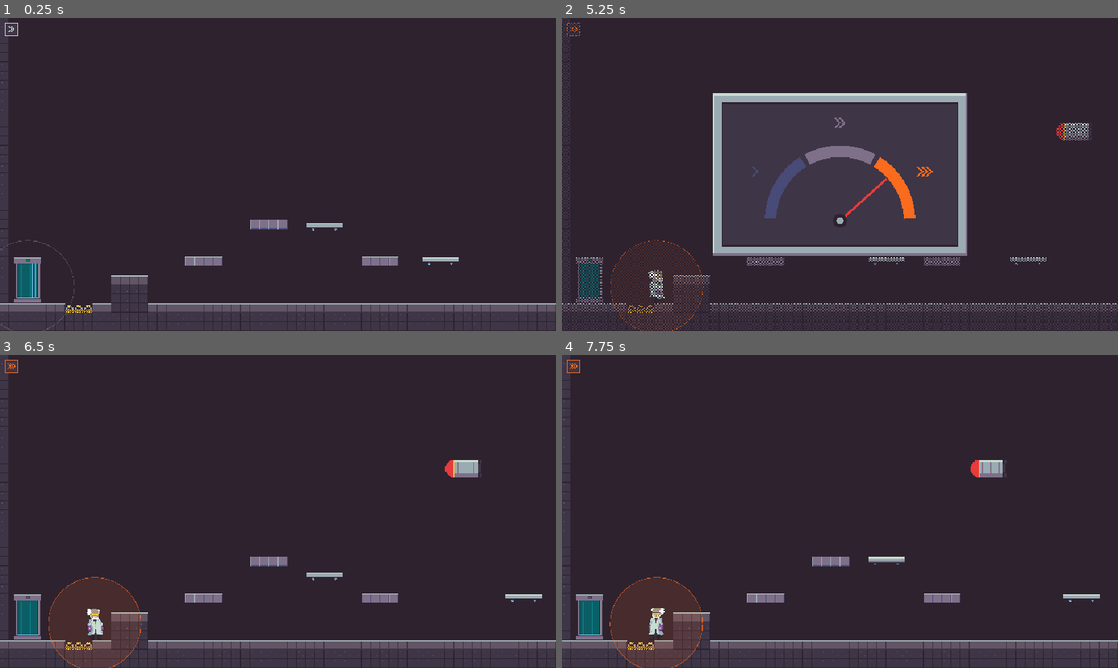
Above: before the commit, frames 1-4 (two rows, left to right).
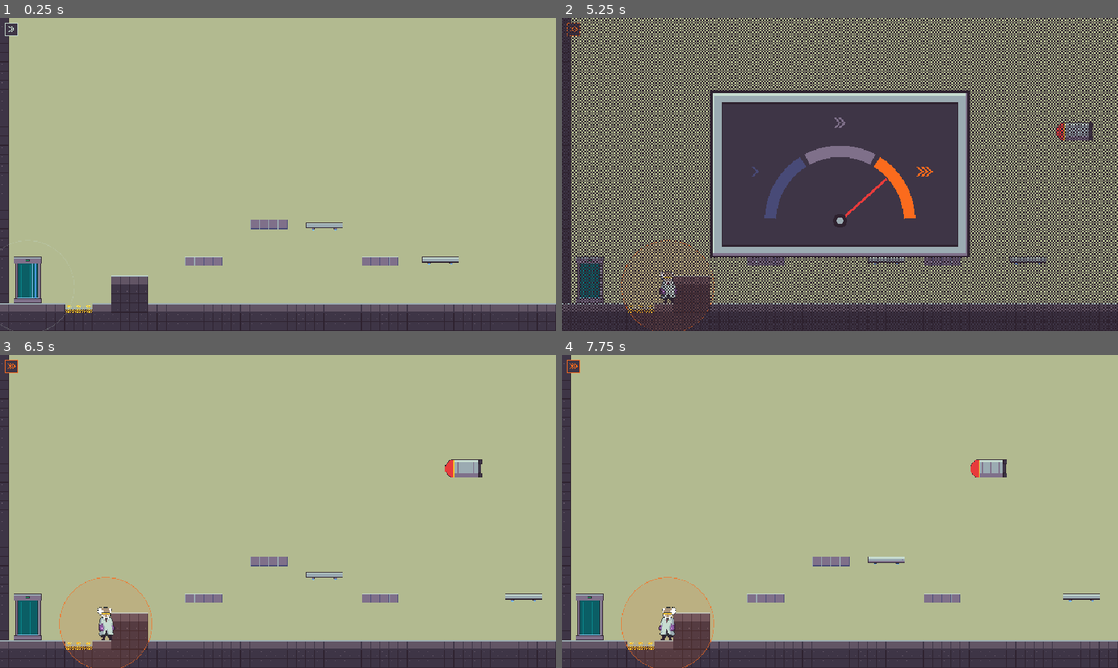
Above: after the commit, the same moments.

Repository: Nidrakon/game-off-2026
Game: Godot game, scene res://scenes/test/test_level.tscn
The game is run twice, just before and just after one commit, with the same random seed, the same clock (stepped at 60 frames per second) and the same inputs.
Inputs (mouse positions are in pixels of both pictures, inside the frame that each line leads up to):
- Up to frame 1 (0.25 s): no input
- Up to frame 2 (5.25 s): move the mouse to (962, 158) at 0.52 s; hold D (move_right) 0.53-1.25 s; hold Shift (time_shifter_panel) 0.53-1.25 s; click (962, 158) at 0.67 s; tap Space (jump) at 0.77, 0.8, 1.07, 2.3, 2.75 s; tap Enter at 1.25 s; drag from (840, 174) to (639, 309) at 1.27 s; move the mouse to (895, 105) at 2.02 s; hold A (move_left) 2.03-2.75 s; hold Shift (time_shifter_panel) 2.03-2.75 s; click (895, 105) at 2.17 s; drag from (812, 237) to (673, 127) at 2.77 s; move the mouse to (1006, 221) at 3.52 s; hold D (move_right) 3.53-4.25 s; hold Space (jump) 3.53-4.25 s; click (1006, 221) at 3.67 s; drag from (673, 127) to (639, 309) at 4.27 s; move the mouse to (867, 174) at 5.02 s; hold D (move_right) from 5.03 s (still down); hold Shift (time_shifter_panel) from 5.03 s (still down); click (867, 174) at 5.17 s
- Up to frame 3 (6.5 s): tap Space (jump) at 5.3 s; release D (move_right) at 5.75 s; release Shift (time_shifter_panel) at 5.75 s; tap Enter at 5.75 s; drag from (194, 433) to (77, 646) at 5.77 s
- Up to frame 4 (7.75 s): move the mouse to (962, 495) at 6.52 s; hold A (move_left) 6.53-7.25 s; hold Shift (time_shifter_panel) 6.53-7.25 s; click (962, 495) at 6.67 s; tap Space (jump) at 6.77, 6.8, 7.07, 7.25 s; drag from (728, 527) to (1017, 467) at 7.27 s

The runs differ from the first frame. In frame 1, 87% of the frame differs, in the area x 1-100%, y 0-94%; in frame 2, 31%; in frame 3, 87%; in frame 4, 87%.

Commit message:
Light test background, tuned movement defaults (v0.18)
Co-Authored-By: Claude Opus 5.5 <noreply@anthropic.com>

Diff:
--- a/data/professor_movement.tres
+++ b/data/professor_movement.tres
@@ -1,17 +1,17 @@
-[gd_resource type="Resource" script_class="MovementSettings" load_steps=2 format=3]
+[gd_resource type="Resource" script_class="MovementSettings" format=3 uid="uid://d2tdc5snvq8wf"]
 
-[ext_resource type="Script" path="res://scripts/player/movement_settings.gd" id="1_settings"]
+[ext_resource type="Script" uid="uid://6kiqr7f4btk6" path="res://scripts/player/movement_settings.gd" id="1_settings"]
 
 [resource]
 script = ExtResource("1_settings")
-run_speed = 160.0
+run_speed = 200.0
 ground_acceleration = 1500.0
 ground_deceleration = 2000.0
 air_acceleration = 1100.0
 jump_height = 96.0
-time_to_apex = 0.44
+time_to_apex = 0.35
 fall_gravity_multiplier = 1.6
-max_fall_speed = 520.0
-jump_release_multiplier = 0.45
+max_fall_speed = 1000.0
+jump_release_multiplier = 0.6
 coyote_time = 0.1
 jump_buffer_time = 0.12
--- a/graphics/sprites/professor/professor_sprite_frames.tres
+++ b/graphics/sprites/professor/professor_sprite_frames.tres
@@ -1,6 +1,6 @@
-[gd_resource type="SpriteFrames" load_steps=14 format=3]
+[gd_resource type="SpriteFrames" format=3 uid="uid://cjrcy1cciqt3t"]
 
-[ext_resource type="Texture2D" path="res://graphics/sprites/professor/professor_sheet.png" id="1_sheet"]
+[ext_resource type="Texture2D" uid="uid://b4ixfgr8oob00" path="res://graphics/sprites/professor/professor_sheet.png" id="1_sheet"]
 
 [sub_resource type="AtlasTexture" id="AtlasTexture_0"]
 atlas = ExtResource("1_sheet")
@@ -55,56 +55,46 @@
 "frames": [{
 "duration": 5.0,
 "texture": SubResource("AtlasTexture_0")
-},
-{
+}, {
 "duration": 2.0,
 "texture": SubResource("AtlasTexture_1")
-},
-{
+}, {
 "duration": 2.0,
 "texture": SubResource("AtlasTexture_2")
-},
-{
+}, {
 "duration": 2.0,
 "texture": SubResource("AtlasTexture_3")
 }],
-"loop": true,
+"loop": 1,
 "name": &"idle",
 "speed": 10.0
 }, {
 "frames": [{
 "duration": 0.8,
 "texture": SubResource("AtlasTexture_4")
-},
-{
+}, {
 "duration": 0.8,
 "texture": SubResource("AtlasTexture_5")
-},
-{
+}, {
 "duration": 0.8,
 "texture": SubResource("AtlasTexture_6")
-},
-{
+}, {
 "duration": 0.8,
 "texture": SubResource("AtlasTexture_7")
-},
-{
+}, {
 "duration": 0.8,
 "texture": SubResource("AtlasTexture_8")
-},
-{
+}, {
 "duration": 0.8,
 "texture": SubResource("AtlasTexture_9")
-},
-{
+}, {
 "duration": 0.8,
 "texture": SubResource("AtlasTexture_10")
-},
-{
+}, {
 "duration": 0.8,
 "texture": SubResource("AtlasTexture_11")
 }],
-"loop": true,
+"loop": 1,
 "name": &"run",
 "speed": 10.0
 }]
--- a/graphics/tilesets/tileset_placeholder.tres
+++ b/graphics/tilesets/tileset_placeholder.tres
@@ -1,6 +1,6 @@
-[gd_resource type="TileSet" format=3]
+[gd_resource type="TileSet" format=3 uid="uid://d0qfria3qtena"]
 
-[ext_resource type="Texture2D" path="res://graphics/tilesets/tileset_placeholder.png" id="1_tv8ix"]
+[ext_resource type="Texture2D" uid="uid://ckp5vsfmcoin2" path="res://graphics/tilesets/tileset_placeholder.png" id="1_tv8ix"]
 
 [sub_resource type="TileSetAtlasSource" id="TileSetAtlasSource_aqj6f"]
 texture = ExtResource("1_tv8ix")
--- a/scenes/test/test_level.tscn
+++ b/scenes/test/test_level.tscn
@@ -1,28 +1,40 @@
-[gd_scene format=4]
+[gd_scene format=4 uid="uid://b4cpu81l4003h"]
 
 [ext_resource type="TileSet" path="res://graphics/tilesets/tileset_placeholder.tres" id="1_euepx"]
 [ext_resource type="PackedScene" path="res://scenes/player/professor.tscn" id="2_fn47k"]
-[ext_resource type="Script" path="res://scripts/camera/level_camera.gd" id="3_ipv86"]
+[ext_resource type="Script" uid="uid://bnjqlogb0fru0" path="res://scripts/camera/level_camera.gd" id="3_ipv86"]
 [ext_resource type="PackedScene" path="res://scenes/objects/light_barrier.tscn" id="3_mr7is"]
 [ext_resource type="PackedScene" path="res://scenes/objects/flying_platform.tscn" id="4_rk3gu"]
 [ext_resource type="PackedScene" path="res://scenes/ui/time_stage_indicator.tscn" id="8_indic"]
-[ext_resource type="PackedScene" path="res://scenes/objects/projectile_launcher.tscn" id="12_launch"]
+[ext_resource type="PackedScene" path="res://scenes/ui/time_shifter_panel.tscn" id="9_panel"]
 [ext_resource type="PackedScene" path="res://scenes/objects/clone_station.tscn" id="10_clone"]
 [ext_resource type="PackedScene" path="res://scenes/objects/electric_floor.tscn" id="11_elec"]
-[ext_resource type="PackedScene" path="res://scenes/ui/time_shifter_panel.tscn" id="9_panel"]
+[ext_resource type="PackedScene" path="res://scenes/objects/projectile_launcher.tscn" id="12_launch"]
 [ext_resource type="PackedScene" path="res://scenes/objects/door.tscn" id="13_door"]
 [ext_resource type="PackedScene" path="res://scenes/objects/impact_switch.tscn" id="14_switch"]
 
 [node name="TestLevel" type="Node2D" unique_id=442466204]
 
+[node name="TestBackground" type="CanvasLayer" parent="." unique_id=124110649]
+layer = -100
+
+[node name="Color" type="ColorRect" parent="TestBackground" unique_id=910234710]
+anchors_preset = 15
+anchor_right = 1.0
+anchor_bottom = 1.0
+grow_horizontal = 2
+grow_vertical = 2
+mouse_filter = 2
+color = Color(0.69803923, 0.7294118, 0.5647059, 1)
+
 [node name="Ground" type="TileMapLayer" parent="." unique_id=1155629282]
 tile_map_data = PackedByteArray("AAAAAB8AAAAAAAAAAAAAACAAAAABAAAAAAAAACEAAAABAAAAAAABAB8AAAAAAAAAAAABACAAAAABAAAAAAABAC …(5376 unchanged characters)…
 tile_set = ExtResource("1_euepx")
 
-[node name="CloneStation" parent="." instance=ExtResource("10_clone")]
+[node name="CloneStation" parent="." unique_id=2001497860 instance=ExtResource("10_clone")]
 position = Vector2(48, 496)
 
-[node name="ElectricFloor" parent="." instance=ExtResource("11_elec")]
+[node name="ElectricFloor" parent="." unique_id=1602944240 instance=ExtResource("11_elec")]
 position = Vector2(112, 496)
 
 [node name="FlyingPlatformHorizontal" parent="." unique_id=874822513 instance=ExtResource("4_rk3gu")]
@@ -44,19 +56,19 @@
 position = Vector2(1016, 488)
 targets = [NodePath("../FlyingPlatformBarrier")]
 
-[node name="LauncherHigh" parent="." instance=ExtResource("12_launch")]
+[node name="LauncherHigh" parent="." unique_id=1173333121 instance=ExtResource("12_launch")]
 position = Vector2(1248, 200)
 direction = 1
 fire_interval = 5.0
 
-[node name="LauncherFloor" parent="." instance=ExtResource("12_launch")]
+[node name="LauncherFloor" parent="." unique_id=1999476651 instance=ExtResource("12_launch")]
 position = Vector2(1248, 472)
 direction = 1
 
-[node name="Door" parent="." instance=ExtResource("13_door")]
+[node name="Door" parent="." unique_id=841243950 instance=ExtResource("13_door")]
 position = Vector2(968, 456)
 
-[node name="ImpactSwitch" parent="." node_paths=PackedStringArray("targets") instance=ExtResource("14_switch")]
+[node name="ImpactSwitch" parent="." unique_id=186956250 node_paths=PackedStringArray("targets") instance=ExtResource("14_switch")]
 position = Vector2(1064, 472)
 targets = [NodePath("../Door")]
 
@@ -75,6 +87,6 @@
 script = ExtResource("3_ipv86")
 target = NodePath("../Professor")
 
-[node name="TimeStageIndicator" parent="." instance=ExtResource("8_indic")]
+[node name="TimeStageIndicator" parent="." unique_id=1041308749 instance=ExtResource("8_indic")]
 
-[node name="TimeShifterPanel" parent="." instance=ExtResource("9_panel")]
+[node name="TimeShifterPanel" parent="." unique_id=113227163 instance=ExtResource("9_panel")]
--- a/scripts/player/movement_settings.gd
+++ b/scripts/player/movement_settings.gd
@@ -7,7 +7,7 @@
 
 @export_group("Laufen")
 ## Hoechstgeschwindigkeit beim Laufen (Pixel pro Sekunde).
-@export var run_speed: float = 160.0
+@export var run_speed: float = 200.0
 ## Wie schnell die Hoechstgeschwindigkeit am Boden erreicht wird.
 @export var ground_acceleration: float = 1500.0
 ## Wie schnell der Professor am Boden abbremst, wenn keine Taste gedrueckt ist.
@@ -19,14 +19,14 @@
 ## Sprunghoehe bei gehaltener Sprungtaste (Pixel).
 @export var jump_height: float = 96.0
 ## Zeit vom Absprung bis zum hoechsten Punkt (Sekunden).
-@export var time_to_apex: float = 0.44
+@export var time_to_apex: float = 0.35
 ## Schwerkraft beim Fallen im Verhaeltnis zum Steigen (> 1 = schnelleres Fallen).
 @export var fall_gravity_multiplier: float = 1.6
 ## Hoechste Fallgeschwindigkeit (Pixel pro Sekunde).
-@export var max_fall_speed: float = 520.0
+@export var max_fall_speed: float = 1000.0
 ## Laesst man die Sprungtaste beim Steigen los, wird die Steiggeschwindigkeit
 ## mit diesem Faktor multipliziert (kurz tippen = kleiner Sprung).
-@export_range(0.0, 1.0) var jump_release_multiplier: float = 0.45
+@export_range(0.0, 1.0) var jump_release_multiplier: float = 0.6
 
 @export_group("Sprunghilfen")
 ## Coyote Time: so lange darf man nach dem Verlassen einer Kante noch springen.
Not shown, changed: projektdokumentation.md
Not shown, changed: versionsprotokoll.md
